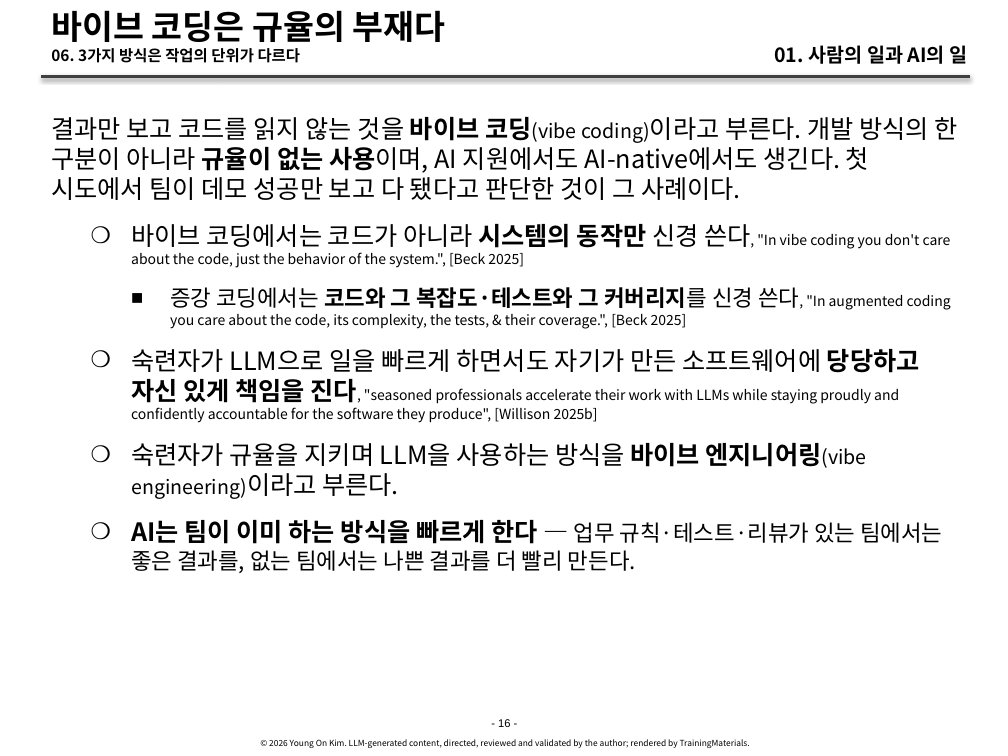
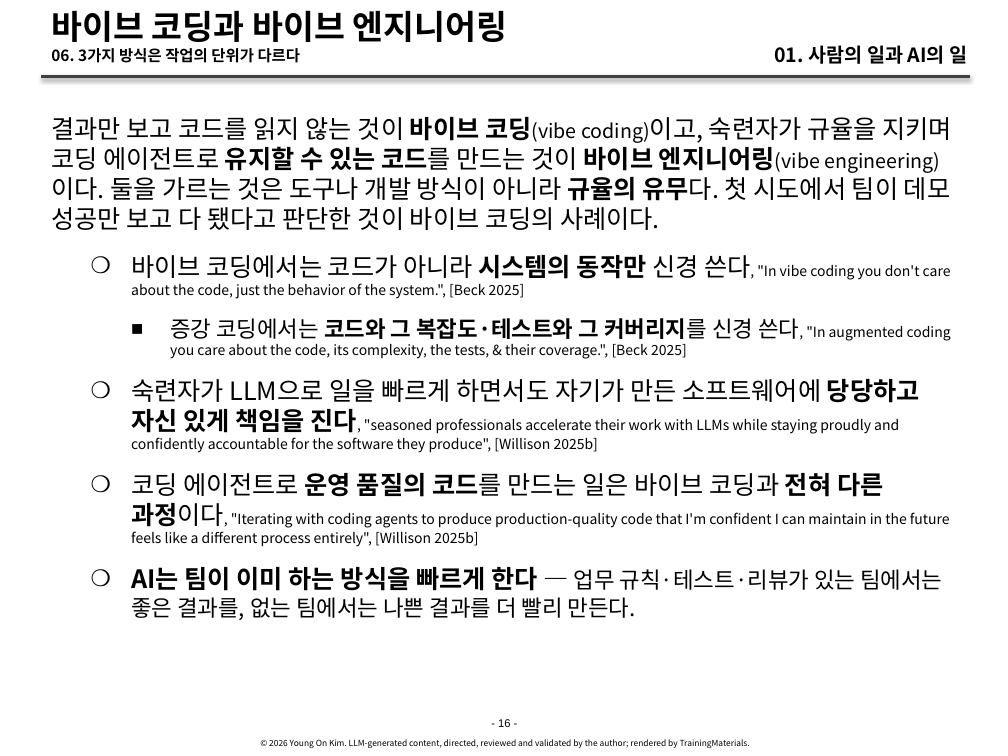
Before and after one commit to YoungSan77/TrainingMaterials, a slide deck: slide 16 of courses/ai-native/sessions/s01.pptx. Drawn at 1008x756 pixels with LibreOffice and Linux fonts; fonts in the diff are those of the drawing. Boxes give left, top, right and bottom in pixels: in the first picture for what was removed or moved away, otherwise in the second. Text is boxed around its words. In the diff, an @@ line names an element or a change of style, - is before the commit and + after.

```diff
--- a/courses/ai-native/sessions/s01.pptx
+++ b/courses/ai-native/sessions/s01.pptx
@@ title at [51, 10, 508, 49]: text changed @@
-바이브 코딩은 규율의 부재다
+바이브 코딩과 바이브 엔지니어링
@@ text at [51, 117, 953, 230]: text changed @@
-결과만 보고 코드를 읽지 않는 것을 바이브 코딩(vibe coding)이라고 부른다. 개발 방식의 한 구분이 아니라 규율이 없는 사용이며, AI 지원에서도 AI-native에서도 생긴다. 첫 시도에서 팀이 데모 성공만 보고 다 됐다고 판단한 것이 그 사례이다.
+결과만 보고 코드를 읽지 않는 것이 바이브 코딩(vibe coding)이고, 숙련자가 규율을 지키며 코딩 에이전트로 유지할 수 있는 코드를 만드는 것이 바이브 엔지니어링(vibe engineering)이다. 둘을 가르는 것은 도구나 개발 방식이 아니라 규율의 유무다. 첫 시도에서 팀이 데모 성공만 보고 다 됐다고 판단한 것이 바이브 코딩의 사례이다.
@@ text at [131, 473, 950, 547]: text changed; size 18 to 10 pt @@
-    ❍ 숙련자가 규율을 지키며 LLM을 사용하는 방식을 바이브 엔지니어링(vibe engineering)이라고 부른다.
+    ❍ 코딩 에이전트로 운영 품질의 코드를 만드는 일은 바이브 코딩과 전혀 다른 과정이다, "Iterating with coding agents to produce production-quality code that I'm confident I can maintain in the future feels like a different process entirely", [Willison 2025b]
```
Also in this commit, not shown: 7 other slides changed, 4 other files.
